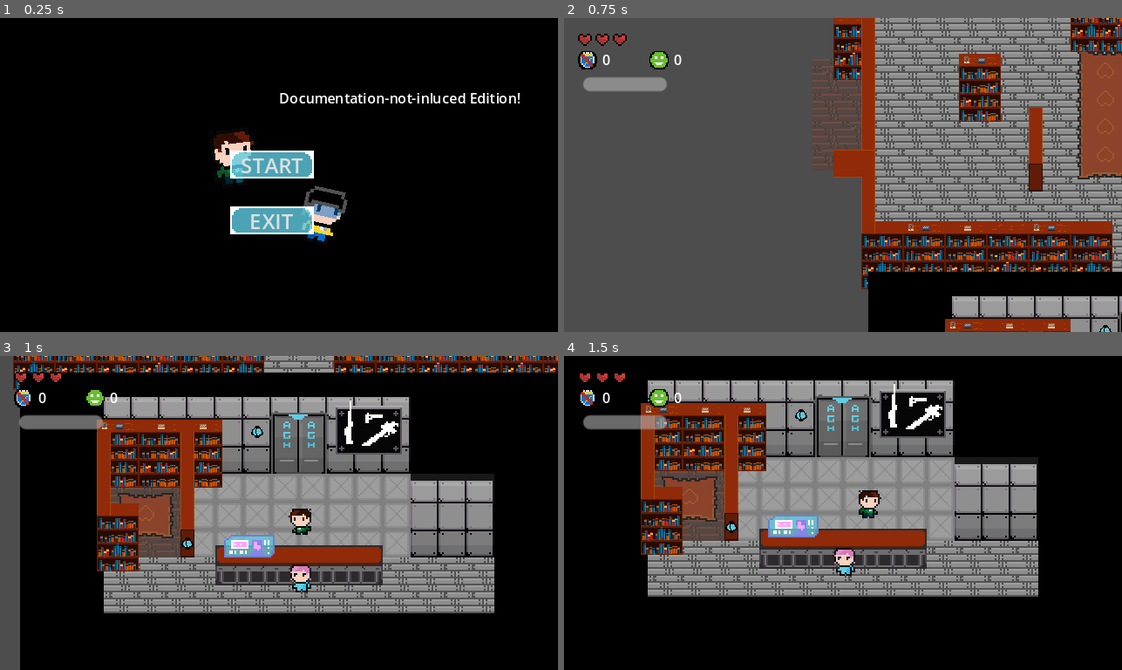
Above: before the commit, frames 1-4 (two rows, left to right).
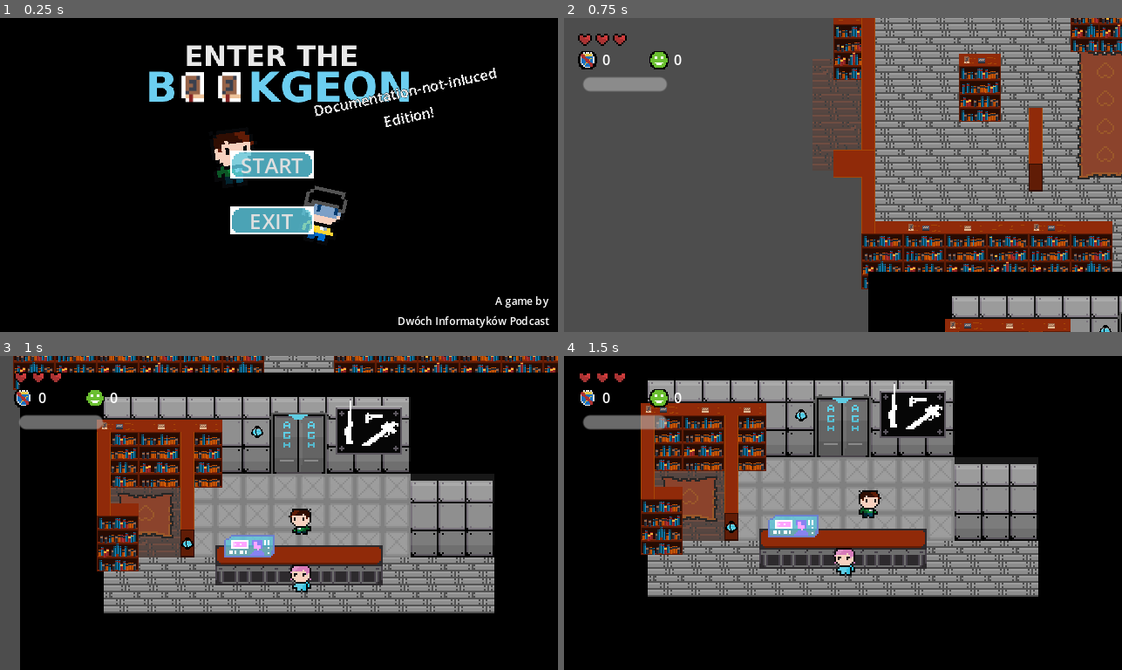
Above: after the commit, the same moments.

Repository: badzianga/SteelworksHiTechGame
Game: Godot game, scene res://Scenes/UI/main_menu.tscn
Two runs of this game, one before a commit and one after it. Both use one fixed random seed, a clock stepped at 60 frames per second and the inputs below. This scene is started directly instead of the project's main scene.
Inputs (mouse positions are in pixels of both pictures, inside the frame that each line leads up to):
- Up to frame 1 (0.25 s): no input
- Up to frame 2 (0.75 s): click "START" at 0.5 s
- Up to frame 3 (1 s): no input
- Up to frame 4 (1.5 s): move the mouse to (965, 497) at 1.27 s; hold D (right) from 1.28 s (still down); right-click (965, 497) at 1.35 s

The runs differ from the first frame. In frame 1, 5.3% of the frame differs, in the area x 26-99%, y 8-99%; in frame 2, nothing differs; in frame 3, nothing differs; in frame 4, nothing differs.

Commit message:
Menu

Diff:
--- a/Scenes/UI/main_menu.tscn
+++ b/Scenes/UI/main_menu.tscn
@@ -1,9 +1,10 @@
-[gd_scene load_steps=5 format=3 uid="uid://bukrbdsakuboe"]
+[gd_scene load_steps=6 format=3 uid="uid://bukrbdsakuboe"]
 
 [ext_resource type="Texture2D" uid="uid://c1ocjgp6a3e4o" path="res://Assets/Entities/Enemies/ujotowiec.png" id="1_7p2jc"]
 [ext_resource type="Script" path="res://Scenes/UI/main_menu.gd" id="1_80bxt"]
 [ext_resource type="Texture2D" uid="uid://cmx28fbqkl0my" path="res://Assets/UI/button.png" id="1_aqelm"]
 [ext_resource type="Texture2D" uid="uid://b2luk3j0bg1ju" path="res://Assets/Entities/Player/player.png" id="1_wvuri"]
+[ext_resource type="Texture2D" uid="uid://tvjkhmmsppfo" path="res://Assets/UI/logo.png" id="5_2u72t"]
 
 [node name="MainMenu" type="Node2D"]
 script = ExtResource("1_80bxt")
@@ -57,13 +58,33 @@
 flat = true
 icon_alignment = 1
 
-[node name="Label" type="Label" parent="."]
-offset_left = 160.0
-offset_top = 40.0
-offset_right = 299.0
-offset_bottom = 63.0
+[node name="Credits" type="Label" parent="."]
+offset_left = 224.0
+offset_top = 158.0
+offset_right = 315.0
+offset_bottom = 185.0
+theme_override_font_sizes/font_size = 6
+text = "A game by
+Dwóch Informatyków Podcast"
+horizontal_alignment = 2
+
+[node name="Logo" type="Sprite2D" parent="."]
+position = Vector2(160, 32)
+scale = Vector2(0.35, 0.35)
+texture = ExtResource("5_2u72t")
+
+[node name="Edition" type="Label" parent="."]
+offset_left = 163.0
+offset_top = 51.0
+offset_right = 302.0
+offset_bottom = 78.0
+rotation = -0.20944
+theme_override_colors/font_outline_color = Color(0, 0, 0, 1)
+theme_override_constants/outline_size = 1
 theme_override_font_sizes/font_size = 8
-text = "Documentation-not-inluced Edition!"
+text = "Documentation-not-inluced
+Edition!"
+horizontal_alignment = 1
 
 [connection signal="pressed" from="StartButton" to="." method="_on_start_button_pressed"]
 [connection signal="pressed" from="ExitButton" to="." method="_on_exit_button_pressed"]
Binary file added: Assets/UI/logo.png
Not shown, added: Assets/UI/logo.png.import
